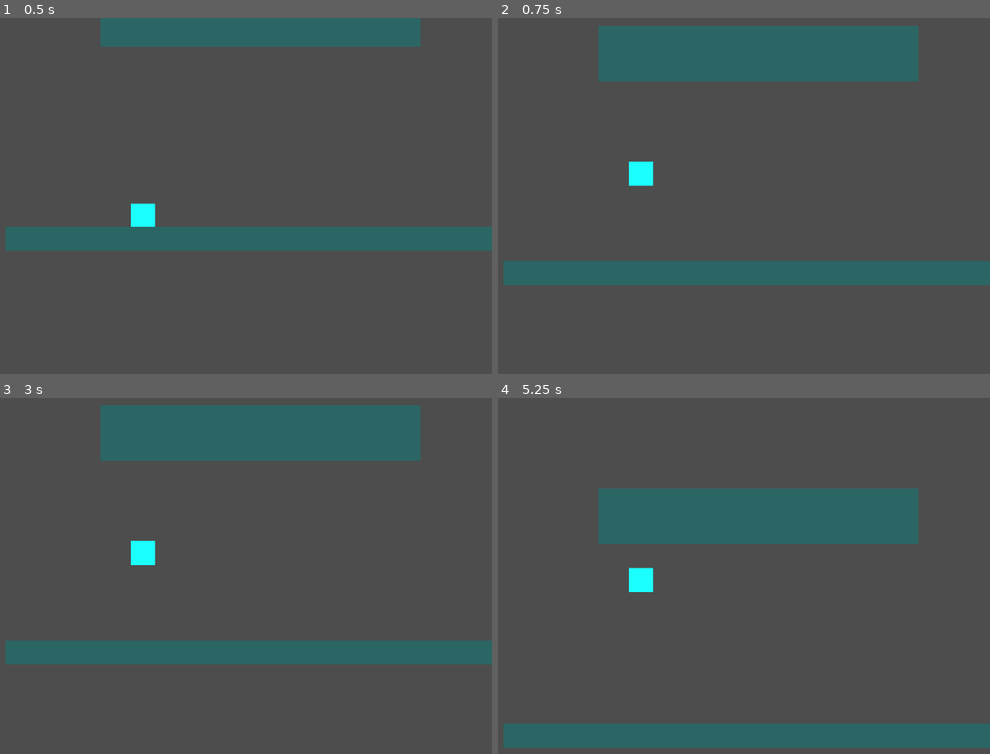
Above: before the commit, frames 1-4 (two rows, left to right).
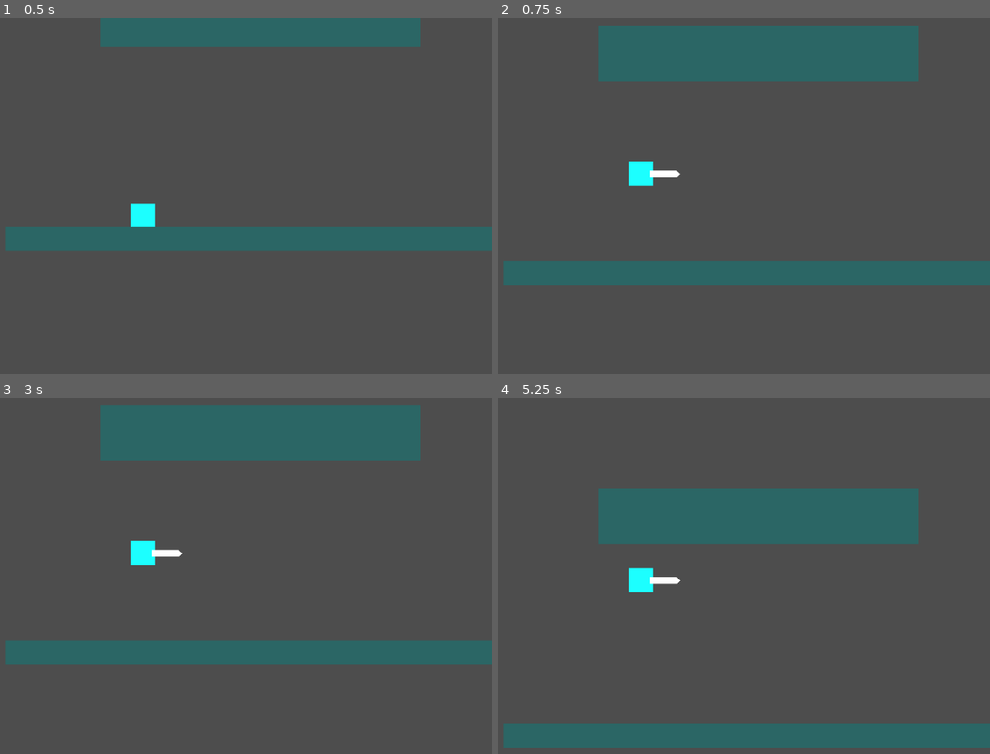
Above: after the commit, the same moments.

Repository: rhit-spiecee/WildAviaryStudios
Game: Godot game, scene res://node_2d.tscn
Two runs of this game, one before a commit and one after it. Both use one fixed random seed, a clock stepped at 60 frames per second and the inputs below.
Inputs:
- Up to frame 1 (0.5 s): no input
- Up to frame 2 (0.75 s): tap Enter (ui_accept) at 0.5 s; hold D (spear_right, bound only after the commit) from 0.53 s (still down)
- Up to frame 3 (3 s): tap Enter (ui_accept) at 0.77, 1.52, 2.75 s; release D (spear_right, bound only after the commit) at 2.03 s; hold A (spear_left, bound only after the commit) 2.03-2.78 s; hold D (spear_right, bound only after the commit) from 2.78 s (still down)
- Up to frame 4 (5.25 s): tap Enter (ui_accept) at 3.02, 3.77, 4.52 s; release D (spear_right, bound only after the commit) at 4.28 s; hold A (spear_left, bound only after the commit) 4.28-5.03 s; hold D (spear_right, bound only after the commit) from 5.03 s (still down)

Frame 1 is identical in both runs. In frame 2, 0.1% of the frame differs, in the area x 30-38%, y 42-45%; in frame 3, 0.1%; in frame 4, 0.1%.

Commit message:
Calypso uses spears

Diff:
--- a/wild-aviary-studios/calypso_2.gd
+++ b/wild-aviary-studios/calypso_2.gd
@@ -1,11 +1,19 @@
 extends CharacterBody2D
-
 
 const SPEED = 325.0
 const JUMP_VELOCITY = -650.0
 
+@onready var left_spear = $Left_Spear
+@onready var right_spear = $Right_Spear
+
 var extra_jumps = 0
 var max_extra_jumps = 0
+
+var spear_on_cooldown := false
+
+func _ready() -> void:
+	left_spear.visible = false
+	right_spear.visible = false
 
 func _physics_process(delta: float) -> void:
 	if not is_on_floor():
@@ -26,14 +34,36 @@
 	else:
 		velocity.x = move_toward(velocity.x, 0, SPEED)
 
+	if Input.is_action_just_pressed("spear_right"):
+		use_spear(left_spear)
+
+	if Input.is_action_just_pressed("spear_left"):
+		use_spear(right_spear)
+
 	move_and_slide()
+
+func use_spear(spear: Node2D) -> void:
+	if spear_on_cooldown:
+		return
+
+	spear_on_cooldown = true
+
+	left_spear.visible = false
+	right_spear.visible = false
+
+	spear.visible = true
+
+	await get_tree().create_timer(0.5).timeout
+	spear.visible = false
+
+	await get_tree().create_timer(1.0).timeout
+	spear_on_cooldown = false
 
 func _on_area_entered(area: Area2D) -> void:
 	if area.is_in_group("shrine"):
 		max_extra_jumps = 1
 		extra_jumps = 1
 
-
 func _on_pickup_detector_area_entered(area: Area2D) -> void:
 	if area.is_in_group("shrine"):
 		max_extra_jumps = 1
--- a/wild-aviary-studios/node_2d.tscn
+++ b/wild-aviary-studios/node_2d.tscn
@@ -58,6 +58,16 @@
 position = Vector2(1510.5, 65)
 shape = SubResource("RectangleShape2D_wtcfe")
 
+[node name="Left_Spear" type="Polygon2D" parent="Calypso2" unique_id=2000447912]
+position = Vector2(1469, -57)
+polygon = PackedVector2Array(57, 117, 100, 117, 107, 123, 102, 128, 57, 128)
+
+[node name="Right_Spear" type="Polygon2D" parent="Calypso2" unique_id=449425014]
+position = Vector2(1550.9999, 187)
+rotation = 3.1374834
+scale = Vector2(0.99999994, 0.99999994)
+polygon = PackedVector2Array(57, 117, 100, 117, 107, 123, 102, 128, 57, 128)
+
 [node name="PickupDetector" type="Area2D" parent="Calypso2" unique_id=1564213760]
 
 [node name="CollisionShape2D" type="CollisionShape2D" parent="Calypso2/PickupDetector" unique_id=1266200933]
@@ -85,9 +95,6 @@
 color = Color(0.9529412, 0.40784314, 0, 1)
 polygon = PackedVector2Array(498, -204, 501, -301, 429, -337, 496, -396, 600, -396, 651, -351, 590, -301, 593, -185)
 
-[node name="Spear" type="Polygon2D" parent="." unique_id=2000447912]
-polygon = PackedVector2Array(57, 117, 100, 117, 107, 123, 102, 128, 57, 128)
-
 [node name="Arrow" type="Polygon2D" parent="." unique_id=1114044642]
 position = Vector2(-1338, 89)
 color = Color(1, 0.22745098, 0.3254902, 1)
--- a/wild-aviary-studios/project.godot
+++ b/wild-aviary-studios/project.godot
@@ -19,6 +19,19 @@
 
 shrine=""
 
+[input]
+
+spear_right={
+"deadzone": 0.2,
+"events": [Object(InputEventKey,"resource_local_to_scene":false,"resource_name":"","device":-1,"window_id":0,"alt_pressed":false,"shift_pressed":false,"ctrl_pressed":false,"meta_pressed":false,"pressed":false,"keycode":0,"physical_keycode":68,"key_label":0,"unicode":100,"location":0,"echo":false,"script":null)
+]
+}
+spear_left={
+"deadzone": 0.2,
+"events": [Object(InputEventKey,"resource_local_to_scene":false,"resource_name":"","device":-1,"window_id":0,"alt_pressed":false,"shift_pressed":false,"ctrl_pressed":false,"meta_pressed":false,"pressed":false,"keycode":0,"physical_keycode":65,"key_label":0,"unicode":97,"location":0,"echo":false,"script":null)
+]
+}
+
 [physics]
 
 3d/physics_engine="Jolt Physics"
